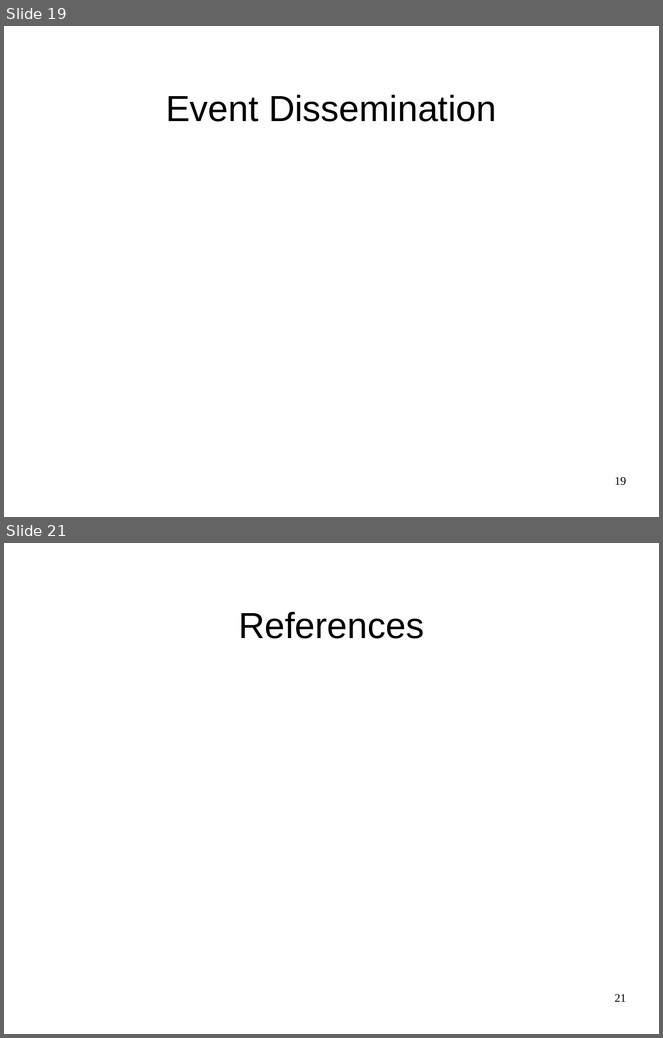
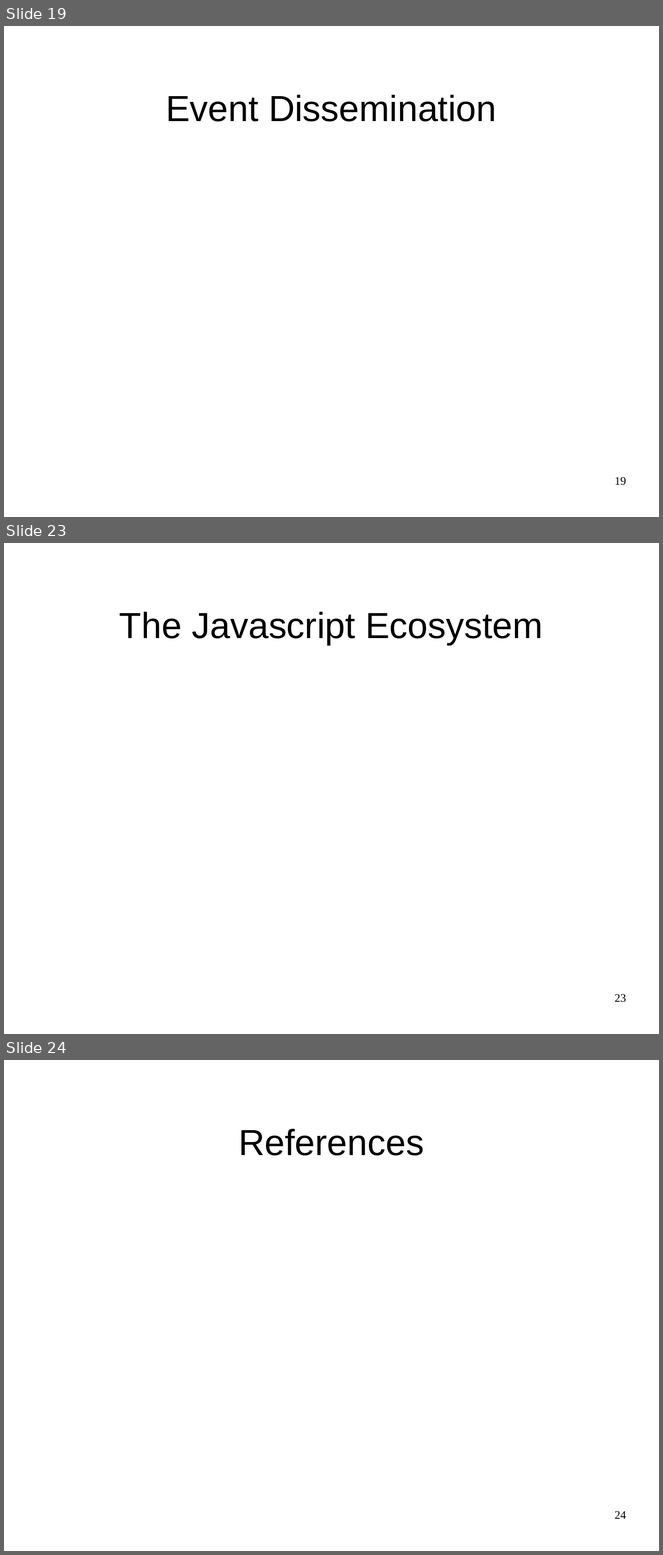
Before and after one commit to JGAntunes/pulsarcast, a slide deck: project-report/presentation.odp. Shown one above the other, each under a label of ours: slides 19 and 21 before the commit, slides 19, 23 and 24 after it; the slides between them are not shown. The pictures are 663x1038 and 663x1555 pixels, drawn with LibreOffice and Linux fonts; fonts in the diff are those of the drawing; background and template pictures are left out. Boxes give left, top, right and bottom in pixels: in the first picture for what was removed or moved away, otherwise in the second. Text is boxed around its words. In the diff, an @@ line names an element or a change of style, - is before the commit and + after.

```diff
--- a/project-report/presentation.odp
+++ b/project-report/presentation.odp
@@ slide 23 added at [4, 543, 659, 1034], background #FFFFFF @@
@@ title added at [119, 612, 543, 645], 44 pt, text #000000 @@
+The Javascript Ecosystem
@@ page number added at [615, 994, 626, 1003], 14 pt, text #000000 @@
+23
@@ what was slide 21 is now slide 24 @@
@@ page number at [615, 1511, 626, 1519]: text changed @@
-21
+24
```
Also in this commit, not shown: 4 slides changed, 2 other slides added.
